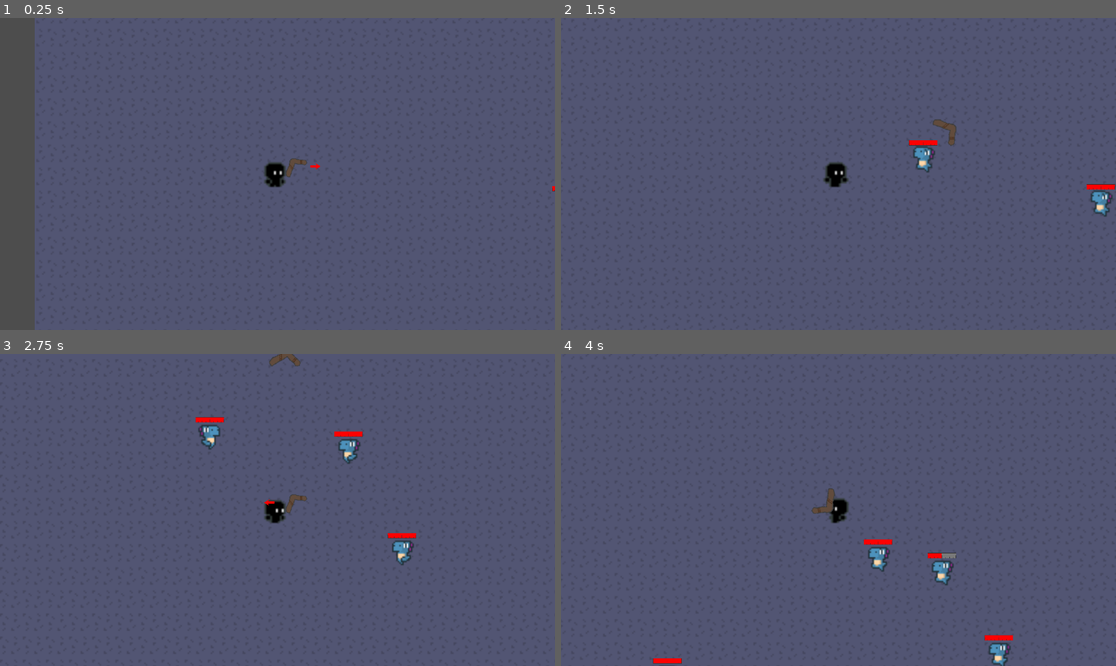
Above: before the commit, frames 1-4 (two rows, left to right).
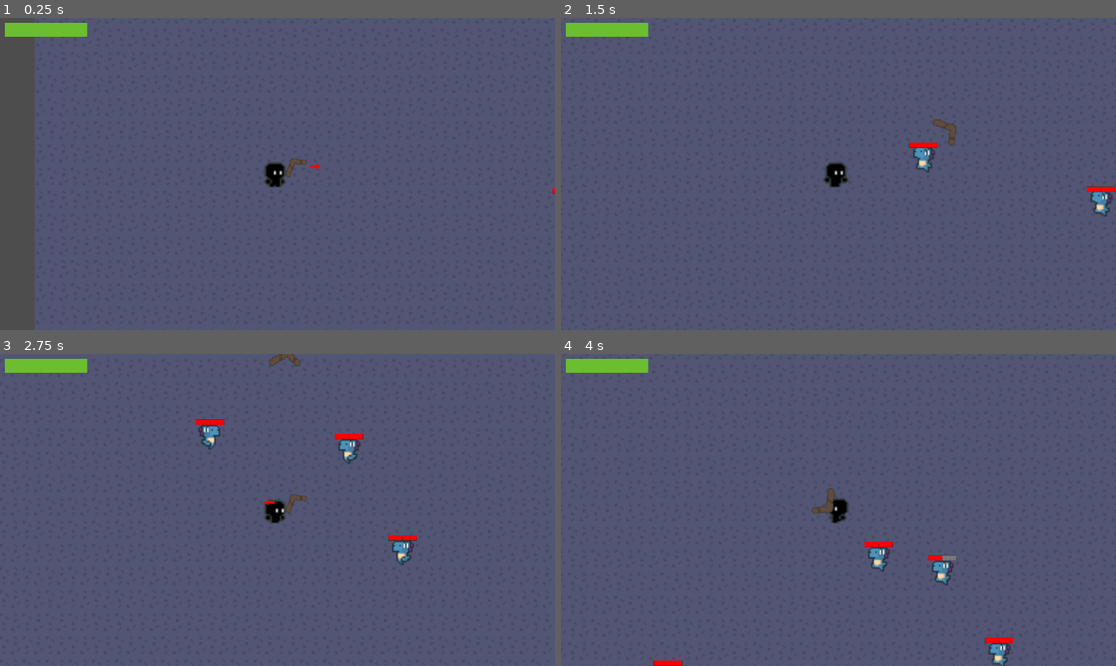
Above: after the commit, the same moments.

Repository: Jacob-Hawksley/Boomerang-Battleground
Game: Godot game, scene res://node.tscn
Same seed, same stepped clock (60 frames per second), same inputs: the game is played once before the commit and once after it.
Inputs:
- Up to frame 1 (0.25 s): no input
- Up to frame 2 (1.5 s): tap Enter at 0.5 s; hold D (right) 0.53-1.28 s; tap Space (shoot) at 0.6 s; hold S (down) from 1.28 s (still down); tap Down (aimdown) at 1.35 s
- Up to frame 3 (2.75 s): tap Space (shoot) at 1.55, 2.3 s; release S (down) at 2.03 s; hold D (right) from 2.03 s (still down); tap Left (aimleft) at 2.1 s
- Up to frame 4 (4 s): release D (right) at 2.78 s; hold W (up) 2.78-3.53 s; tap Right (aimright) at 2.85 s; tap Space (shoot) at 3.05, 3.8 s; hold A (left) from 3.53 s (still down); tap Up (aimup) at 3.6 s

The runs differ from the first frame. In frame 1, 0.7% of the frame differs, in the area x 0-100%, y 1-57%; in frame 2, 0.9%; in frame 3, 1.0%; in frame 4, 1.1%, in the area x 0-82%, y 1-100%.

Commit message:
Added a second enemy variety that behaves differently

Diff:
--- a/basic_enemy.gd
+++ b/basic_enemy.gd
@@ -4,6 +4,8 @@
 var player: CharacterBody2D
 var hp = 100
 var maxhp = 100
+var basedamage = 1
+var damage = 1
 @onready var sprite: AnimatedSprite2D = $AnimatedSprite2D
 @onready var hpbar: TextureProgressBar = $TextureProgressBar
 # Called when the node enters the scene tree for the first time.
@@ -12,6 +14,7 @@
 	position.y = 50 + (randi() % 1125)
 	player = get_node('../Player')
 	hpbar.max_value = maxhp
+
 
 func _process(delta: float) -> void:
 	hpbar.value = hp
@@ -30,3 +33,14 @@
 	if hp <= 0:
 		Main.enemynumber -= 1
 		queue_free()
+
+
+
+
+
+
+
+
+func _on_hurtbox_area_entered(area: Area2D) -> void:
+	if area.has_method('hurtplayer'):
+		area.hurtplayer(damage)
--- a/basic_enemy.tscn
+++ b/basic_enemy.tscn
@@ -81,9 +81,13 @@
 radius = 29.0
 height = 58.0
 
+[sub_resource type="CapsuleShape2D" id="CapsuleShape2D_05t60"]
+radius = 29.0
+height = 58.0
+
 [node name="BasicEnemy" type="CharacterBody2D"]
-collision_layer = 2
-collision_mask = 2
+collision_layer = 4
+collision_mask = 4
 script = ExtResource("2_rwafm")
 
 [node name="AnimatedSprite2D" type="AnimatedSprite2D" parent="."]
@@ -95,13 +99,23 @@
 shape = SubResource("CapsuleShape2D_m2rku")
 
 [node name="TextureProgressBar" type="TextureProgressBar" parent="."]
-offset_left = -30.0
-offset_top = -40.0
-offset_right = 141.0
-offset_bottom = -11.0
+offset_left = -29.0
+offset_top = -35.0
+offset_right = 142.0
+offset_bottom = -6.0
 scale = Vector2(0.34606, 0.378339)
-value = 100.0
+max_value = 7.0
+value = 7.0
 nine_patch_stretch = true
 texture_under = ExtResource("3_05t60")
 texture_over = ExtResource("4_v2wxn")
 texture_progress = ExtResource("5_hhlmc")
+
+[node name="hurtbox" type="Area2D" parent="."]
+collision_layer = 2
+collision_mask = 2
+
+[node name="CollisionShape2D" type="CollisionShape2D" parent="hurtbox"]
+shape = SubResource("CapsuleShape2D_05t60")
+
+[connection signal="area_entered" from="hurtbox" to="." method="_on_hurtbox_area_entered"]
--- a/bullet.tscn
+++ b/bullet.tscn
@@ -19,8 +19,8 @@
 }]
 
 [node name="Bullet" type="Area2D"]
-collision_layer = 2
-collision_mask = 2
+collision_layer = 4
+collision_mask = 4
 script = ExtResource("1_t4vbm")
 
 [node name="CollisionShape2D" type="CollisionShape2D" parent="."]
--- a/enemy.gd
+++ b/enemy.gd
@@ -1,6 +1,7 @@
 extends Node
 @export var basicenemy = preload("res://basic_enemy.tscn")
-
+@export var projenemy = preload("res://projectile_enemy.tscn")
+var random = 0
 
 func _ready() -> void:
 	Main.enemynumber = 0
@@ -9,6 +10,21 @@
 # Called every frame. 'delta' is the elapsed time since the previous frame.
 func _process(delta: float) -> void:
 	if Main.gamestate == 'wave' and Main.enemynumber < Main.enemymax:
-		var b = basicenemy.instantiate()
-		owner.add_child(b)
-		Main.enemynumber += 1
+		if Main.wave > 3:
+			random = randi() % 5
+			if random == 0:
+				spawnproj()
+			else:
+				spawnbasic()
+		else:
+			spawnbasic()
+
+
+func spawnbasic():
+	var b = basicenemy.instantiate()
+	owner.add_child(b)
+	Main.enemynumber += 1
+func spawnproj():
+	var p = projenemy.instantiate()
+	owner.add_child(p)
+	Main.enemynumber += 1
--- /dev/null
+++ b/fire.tscn
@@ -0,0 +1,53 @@
+[gd_scene load_steps=8 format=3 uid="uid://cm3kedkq23ktk"]
+
+[ext_resource type="Texture2D" uid="uid://cic27r2vm4fu" path="res://Fire.png" id="1_2pqqt"]
+
+[sub_resource type="CircleShape2D" id="CircleShape2D_5ltu8"]
+radius = 7.0
+
+[sub_resource type="AtlasTexture" id="AtlasTexture_x6ecg"]
+atlas = ExtResource("1_2pqqt")
+region = Rect2(256, 240, 32, 20)
+
+[sub_resource type="AtlasTexture" id="AtlasTexture_icfi2"]
+atlas = ExtResource("1_2pqqt")
+region = Rect2(288, 240, 32, 20)
+
+[sub_resource type="AtlasTexture" id="AtlasTexture_eo6dx"]
+atlas = ExtResource("1_2pqqt")
+region = Rect2(320, 240, 32, 20)
+
+[sub_resource type="AtlasTexture" id="AtlasTexture_r2yji"]
+atlas = ExtResource("1_2pqqt")
+region = Rect2(352, 240, 32, 20)
+
+[sub_resource type="SpriteFrames" id="SpriteFrames_qjybw"]
+animations = [{
+"frames": [{
+"duration": 1.0,
+"texture": SubResource("AtlasTexture_x6ecg")
+}, {
+"duration": 1.0,
+"texture": SubResource("AtlasTexture_icfi2")
+}, {
+"duration": 1.0,
+"texture": SubResource("AtlasTexture_eo6dx")
+}, {
+"duration": 1.0,
+"texture": SubResource("AtlasTexture_r2yji")
+}],
+"loop": true,
+"name": &"default",
+"speed": 5.0
+}]
+
+[node name="Fire" type="Area2D"]
+
+[node name="CollisionShape2D" type="CollisionShape2D" parent="."]
+position = Vector2(4, -2)
+shape = SubResource("CircleShape2D_5ltu8")
+
+[node name="AnimatedSprite2D" type="AnimatedSprite2D" parent="."]
+sprite_frames = SubResource("SpriteFrames_qjybw")
+autoplay = "default"
+frame_progress = 0.386292
--- /dev/null
+++ b/hitbox.gd
@@ -0,0 +1,9 @@
+extends Area2D
+@export var player: CharacterBody2D
+
+func hurtplayer(damage):
+	if player.iframes == false:
+		player.iframes = true
+		player.hp -= damage
+		await get_tree().create_timer(0.5).timeout
+		player.iframes = false
--- a/main.gd
+++ b/main.gd
@@ -4,4 +4,4 @@
 var gamestate = 'wave'
 var enemynumber = null
 var enemymax = null
-var wave = null
+var wave = 4
--- a/node.tscn
+++ b/node.tscn
@@ -7,6 +7,8 @@
 [ext_resource type="Texture2D" uid="uid://njpnaj5yo5x1" path="res://Hana Caraka - Base Character [sample]/idle.png" id="4_sps8e"]
 [ext_resource type="Texture2D" uid="uid://daoryqx8v5eq5" path="res://boomerang.png" id="5_qn3nj"]
 [ext_resource type="Script" uid="uid://csl12rbrtwqlq" path="res://player_boomerang.gd" id="6_l6pdb"]
+[ext_resource type="Texture2D" uid="uid://2l1ieuc5we08" path="res://bottomhp.png" id="6_oaeeq"]
+[ext_resource type="Texture2D" uid="uid://dv85tncsl141c" path="res://Playerhp.png" id="7_ey15c"]
 [ext_resource type="Script" uid="uid://dipgrvg52c0r1" path="res://marker_2d.gd" id="7_l6pdb"]
 [ext_resource type="PackedScene" uid="uid://dc5pldnfo6251" path="res://bullet.tscn" id="7_qn3nj"]
 [ext_resource type="Texture2D" uid="uid://dh4xn6rsus3gk" path="res://Arrow.png" id="8_r657h"]
@@ -15,6 +17,7 @@
 [ext_resource type="AudioStream" uid="uid://cfc0osgr8s2q6" path="res://Battleground Beats_Intro.mp3" id="12_aeaoo"]
 [ext_resource type="Script" uid="uid://bh53btfdatorm" path="res://battleground_beats_intro.gd" id="13_sps8e"]
 [ext_resource type="AudioStream" uid="uid://dkiij0158flwd" path="res://Battleground Beats_Wave.mp3" id="14_bnlop"]
+[ext_resource type="Script" uid="uid://c85suima4mv8u" path="res://hitbox.gd" id="14_ey15c"]
 [ext_resource type="Script" uid="uid://bp2n5b7wonxv2" path="res://battleground_beats_wave.gd" id="15_oaeeq"]
 [ext_resource type="AudioStream" uid="uid://cbvak0i4mr455" path="res://Battleground Beats_Bass.mp3" id="16_ey15c"]
 [ext_resource type="Script" uid="uid://5hqr41ugpth" path="res://battleground_beats_bass.gd" id="17_p1837"]
@@ -142,6 +145,15 @@
 position = Vector2(3.49997, -1.00002)
 position_smoothing_speed = 20.0
 
+[node name="TextureProgressBar" type="TextureProgressBar" parent="Player/Camera2D"]
+offset_left = -566.5
+offset_top = -314.0
+offset_right = -388.5
+offset_bottom = -274.0
+value = 100.0
+texture_under = ExtResource("6_oaeeq")
+texture_progress = ExtResource("7_ey15c")
+
 [node name="PlayerBoomerang" type="Sprite2D" parent="Player"]
 position = Vector2(35.3, -16.6)
 scale = Vector2(0.8, 0.8)
@@ -162,9 +174,11 @@
 [node name="Bullet" parent="Player" instance=ExtResource("7_qn3nj")]
 position = Vector2(114, -1026)
 
-[node name="hitbox" type="Area2D" parent="Player"]
+[node name="hitbox" type="Area2D" parent="Player" node_paths=PackedStringArray("player")]
 collision_layer = 2
 collision_mask = 2
+script = ExtResource("14_ey15c")
+player = NodePath("..")
 
 [node name="CollisionShape2D" type="CollisionShape2D" parent="Player/hitbox"]
 position = Vector2(-0.500031, -2.28882e-05)
--- a/player.gd
+++ b/player.gd
@@ -2,16 +2,28 @@
 
 @export var speed = 400
 @export var Bullet = preload('res://bullet.tscn')
-@onready var throwcd = 2
+var throwcd = 2
 @export var Marker: Marker2D
 @onready var sprite: AnimatedSprite2D = $AnimatedSprite2D
+@onready var hpbar: TextureProgressBar = $Camera2D/TextureProgressBar
+var hp = 7
+var maxhp = 7
+var iframes = false
 
 func _ready() -> void:
 	position.x = 500
 	position.y = 500
+	hp = maxhp
+	hpbar.max_value = maxhp
 func _process(delta: float) -> void:
 	if Input.is_action_just_pressed("shoot"):
 		shoot()
+	hpbar.value = hp
+	if Main.gamestate == 'upgrade':
+		hp = maxhp
+		hpbar.max_value = maxhp
+	if hp <= 0:
+		get_tree().quit()
 func get_input():
 	var input_direction = Input.get_vector("left", "right", "up", "down")
 	velocity = input_direction * speed
--- /dev/null
+++ b/projectile_enemy.gd
@@ -0,0 +1,67 @@
+extends CharacterBody2D
+const basehp = 70
+var speed = 90
+var player: CharacterBody2D
+var hp = 70
+var maxhp = 70
+var basedamage = 1
+var damage = 1
+var shootcd = 0
+@export var fire = preload("res://fire.tscn")
+@onready var sprite: AnimatedSprite2D = $AnimatedSprite2D
+@onready var hpbar: TextureProgressBar = $TextureProgressBar
+@onready var navagent: NavigationAgent2D = $NavigationAgent2D
+@onready var marker: Marker2D = $Marker2D
+# Called when the node enters the scene tree for the first time.
+func _ready() -> void:
+	position.x = 50 + (randi() % 1550)
+	position.y = 50 + (randi() % 1125)
+	player = get_node('../Player')
+	hpbar.max_value = maxhp
+
+
+
+func _process(delta: float) -> void:
+	hpbar.value = hp
+	navagent.target_position = player.global_position
+	if shootcd <= 0:
+		shootcd = 4
+		sprite.play("shoot")
+		await get_tree().create_timer(0.7).timeout
+		shoot()
+		sprite.play("default")
+	if shootcd > 0:
+		shootcd -= delta
+
+func _physics_process(delta: float) -> void:
+	if navagent.distance_to_target() > 230:
+		velocity = (player.global_position - global_position).normalized() * speed
+	elif navagent.distance_to_target() <= 200:
+		velocity = ((player.global_position - global_position).normalized() * speed * -1)
+
+	if player.global_position.x < global_position.x:
+		sprite.flip_h = true
+	else:
+		sprite.flip_h = false
+	move_and_slide()
+
+
+func hurt(amount):
+	hp -= amount
+	if hp <= 0:
+		Main.enemynumber -= 1
+		queue_free()
+
+
+func shoot():
+	var f = fire.instantiate()
+	get_node(".").add_child(f)
+	f.transform = marker.global_transform
+  #fire!!!!
+
+
+
+
+func _on_hurtbox_area_entered(area: Area2D) -> void:
+	if area.has_method('hurtplayer'):
+		area.hurtplayer(damage)
--- /dev/null
+++ b/projectile_enemy.tscn
@@ -0,0 +1,137 @@
+[gd_scene load_steps=19 format=3 uid="uid://ml04qb4ly1fd"]
+
+[ext_resource type="Texture2D" uid="uid://2u2mncpglofs" path="res://dinoCharactersVersion1.1/sheets/DinoSprites - tard.png" id="1_nthab"]
+[ext_resource type="Script" uid="uid://bvh1ayjwheoei" path="res://projectile_enemy.gd" id="1_sk66u"]
+[ext_resource type="Texture2D" uid="uid://2l1ieuc5we08" path="res://bottomhp.png" id="2_sk66u"]
+[ext_resource type="Texture2D" uid="uid://ch65r1rtb04us" path="res://Tophp.png" id="3_0ki2n"]
+[ext_resource type="Texture2D" uid="uid://b4c7fbiuo2fvf" path="res://Enemyhp.png" id="4_1dkjp"]
+
+[sub_resource type="AtlasTexture" id="AtlasTexture_2skm1"]
+atlas = ExtResource("1_nthab")
+region = Rect2(72, 0, 24, 24)
+
+[sub_resource type="AtlasTexture" id="AtlasTexture_wk4il"]
+atlas = ExtResource("1_nthab")
+region = Rect2(96, 0, 24, 24)
+
+[sub_resource type="AtlasTexture" id="AtlasTexture_3v6uv"]
+atlas = ExtResource("1_nthab")
+region = Rect2(120, 0, 24, 24)
+
+[sub_resource type="AtlasTexture" id="AtlasTexture_lbkn5"]
+atlas = ExtResource("1_nthab")
+region = Rect2(144, 0, 24, 24)
+
+[sub_resource type="AtlasTexture" id="AtlasTexture_b4qf0"]
+atlas = ExtResource("1_nthab")
+region = Rect2(168, 0, 24, 24)
+
+[sub_resource type="AtlasTexture" id="AtlasTexture_xyhod"]
+atlas = ExtResource("1_nthab")
+region = Rect2(192, 0, 24, 24)
+
+[sub_resource type="AtlasTexture" id="AtlasTexture_ijis5"]
+atlas = ExtResource("1_nthab")
+region = Rect2(240, 0, 24, 24)
+
+[sub_resource type="AtlasTexture" id="AtlasTexture_sk66u"]
+atlas = ExtResource("1_nthab")
+region = Rect2(336, 0, 24, 24)
+
+[sub_resource type="AtlasTexture" id="AtlasTexture_0ki2n"]
+atlas = ExtResource("1_nthab")
+region = Rect2(384, 0, 24, 24)
+
+[sub_resource type="AtlasTexture" id="AtlasTexture_1dkjp"]
+atlas = ExtResource("1_nthab")
+region = Rect2(408, 0, 24, 24)
+
+[sub_resource type="SpriteFrames" id="SpriteFrames_wb418"]
+animations = [{
+"frames": [{
+"duration": 1.0,
+"texture": SubResource("AtlasTexture_2skm1")
+}, {
+"duration": 1.0,
+"texture": SubResource("AtlasTexture_wk4il")
+}, {
+"duration": 1.0,
+"texture": SubResource("AtlasTexture_3v6uv")
+}, {
+"duration": 1.0,
+"texture": SubResource("AtlasTexture_lbkn5")
+}, {
+"duration": 1.0,
+"texture": SubResource("AtlasTexture_b4qf0")
+}, {
+"duration": 1.0,
+"texture": SubResource("AtlasTexture_xyhod")
+}, {
+"duration": 1.0,
+"texture": SubResource("AtlasTexture_ijis5")
+}],
+"loop": true,
+"name": &"default",
+"speed": 5.0
+}, {
+"frames": [{
+"duration": 1.0,
+"texture": SubResource("AtlasTexture_sk66u")
+}, {
+"duration": 1.0,
+"texture": SubResource("AtlasTexture_0ki2n")
+}, {
+"duration": 1.0,
+"texture": SubResource("AtlasTexture_1dkjp")
+}],
+"loop": false,
+"name": &"shoot",
+"speed": 5.0
+}]
+
+[sub_resource type="CapsuleShape2D" id="CapsuleShape2D_ddon7"]
+radius = 32.0
+height = 64.0
+
+[sub_resource type="CircleShape2D" id="CircleShape2D_klrft"]
+radius = 31.7805
+
+[node name="ProjectileEnemy" type="CharacterBody2D"]
+collision_layer = 4
+collision_mask = 4
+script = ExtResource("1_sk66u")
+
+[node name="AnimatedSprite2D" type="AnimatedSprite2D" parent="."]
+scale = Vector2(3, 3)
+sprite_frames = SubResource("SpriteFrames_wb418")
+animation = &"shoot"
+autoplay = "default"
+frame = 2
+frame_progress = 1.0
+
+[node name="CollisionShape2D" type="CollisionShape2D" parent="."]
+shape = SubResource("CapsuleShape2D_ddon7")
+
+[node name="TextureProgressBar" type="TextureProgressBar" parent="."]
+offset_left = -29.0
+offset_top = -37.0
+offset_right = 142.0
+offset_bottom = -8.0
+scale = Vector2(0.346, 0.378)
+nine_patch_stretch = true
+texture_under = ExtResource("2_sk66u")
+texture_over = ExtResource("3_0ki2n")
+texture_progress = ExtResource("4_1dkjp")
+
+[node name="hurtbox" type="Area2D" parent="."]
+collision_layer = 2
+collision_mask = 2
+
+[node name="CollisionShape2D" type="CollisionShape2D" parent="hurtbox"]
+shape = SubResource("CircleShape2D_klrft")
+
+[node name="NavigationAgent2D" type="NavigationAgent2D" parent="."]
+
+[node name="Marker2D" type="Marker2D" parent="."]
+
+[connection signal="area_entered" from="hurtbox" to="." method="_on_hurtbox_area_entered"]
Binary file added: Fire.png
Not shown, added: Fire.png.import
Binary file added: Playerhp.png
Not shown, added: Playerhp.png.import
Not shown: 1 places in basic_enemy.tscn that only renumber resources
Not shown, added: hitbox.gd.uid
Not shown: 1 places in node.tscn that only renumber resources
Not shown, added: projectile_enemy.gd.uid
